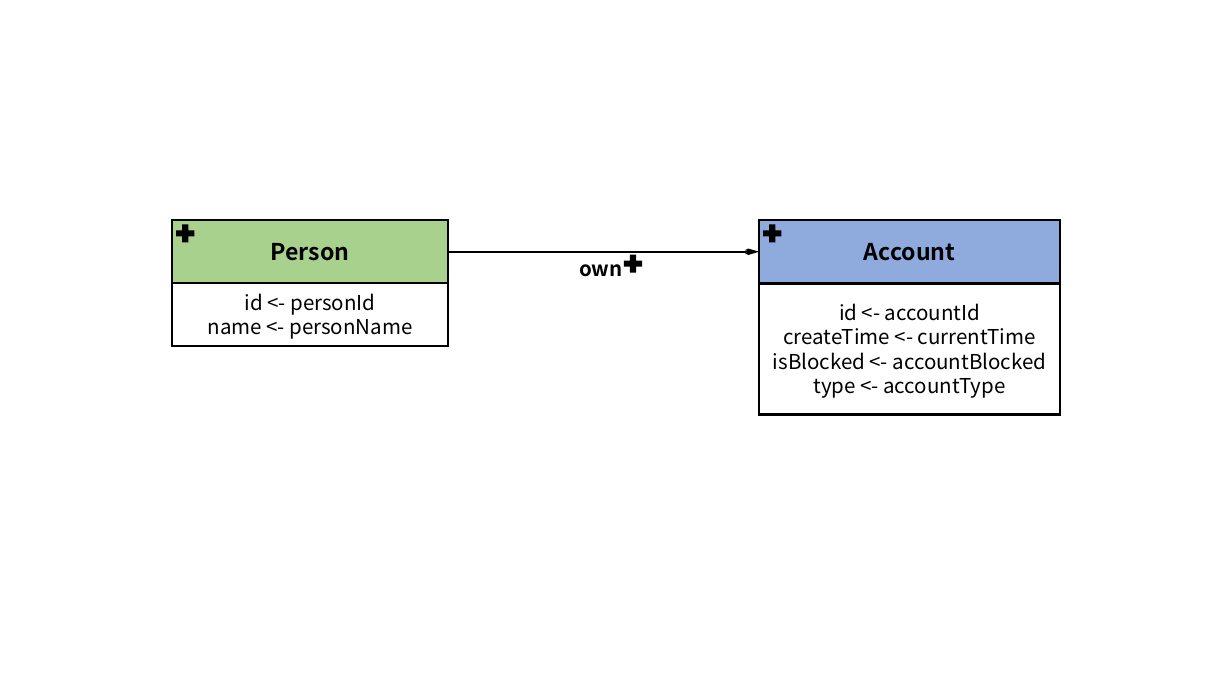
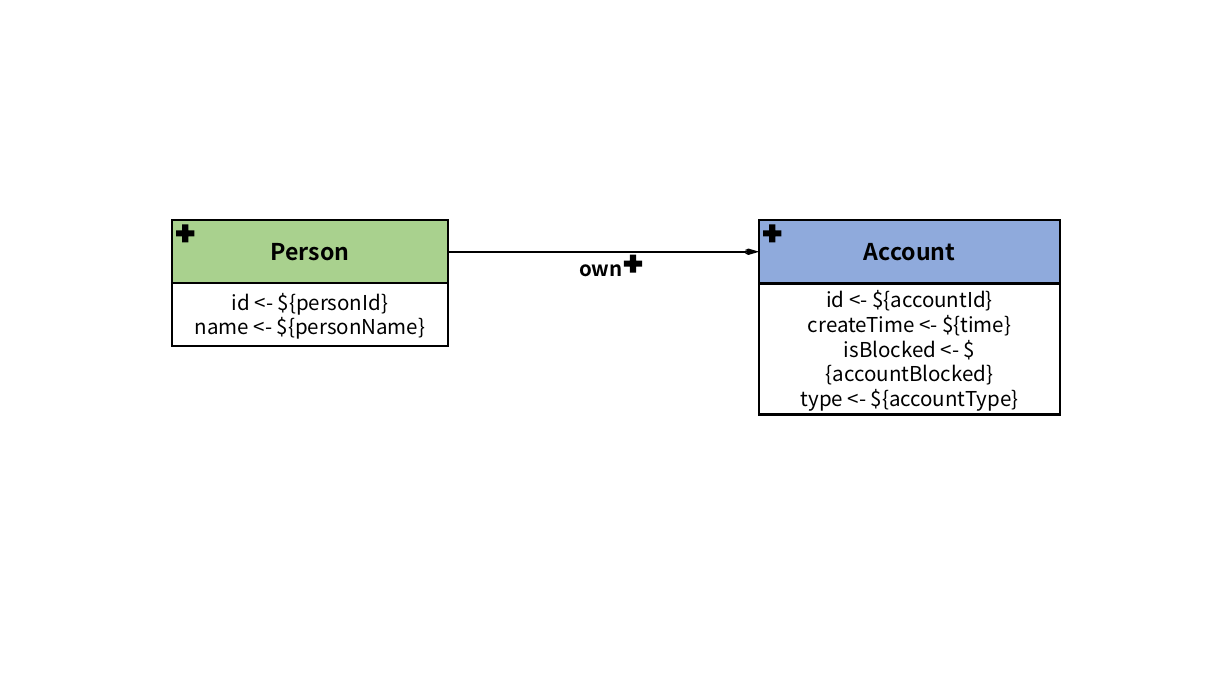
Before and after one commit to ldbc/ldbc_finbench_docs, a slide deck: slide 1 of patterns/transaction-write.pptx. Drawn at 1232x693 pixels with LibreOffice and Linux fonts; fonts in the diff are those of the drawing. Boxes give left, top, right and bottom in pixels: in the first picture for what was removed or moved away, otherwise in the second. Text is boxed around its words. In the diff, an @@ line names an element or a change of style, - is before the commit and + after.

```diff
--- a/patterns/transaction-write.pptx
+++ b/patterns/transaction-write.pptx
@@ text in rectangle at (x1=195, y1=293, x2=425, y2=339): text changed @@
-id <- personId
-name <- personName
+id <- ${personId}
+name <- ${personName}
@@ text in rectangle at (x1=801, y1=290, x2=1019, y2=411): text changed @@
-id <- accountId
-createTime <- currentTime
-isBlocked <- accountBlocked
-type <- accountType
+id <- ${accountId}
+createTime <- ${time}
+isBlocked <- ${accountBlocked}
+type <- ${accountType}
```
Also in this commit, not shown: 10 other slides changed, 43 other files.
